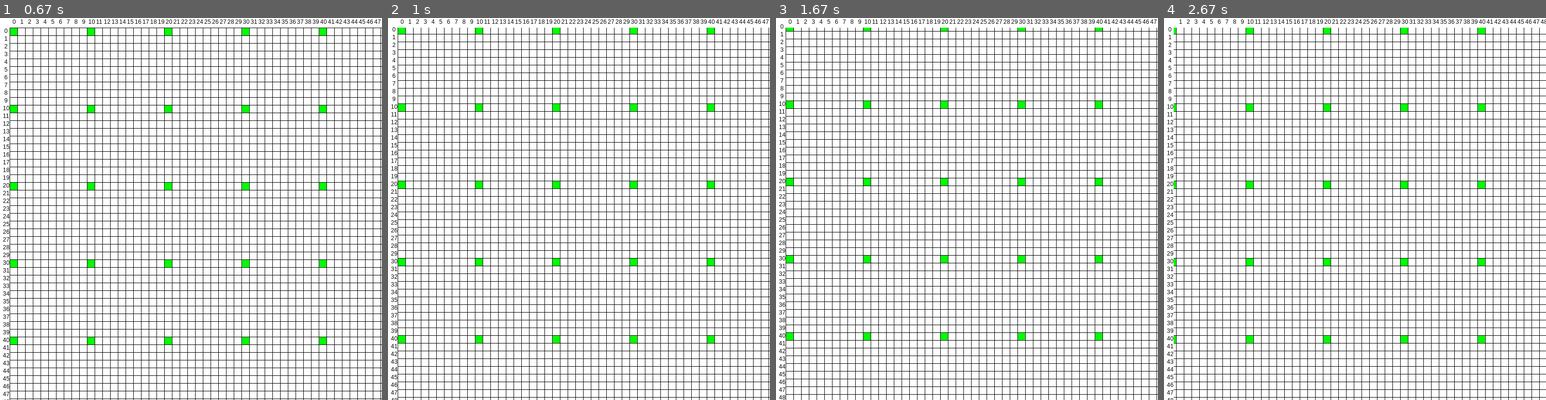
Above: before the commit, frames 1-4 (left to right).
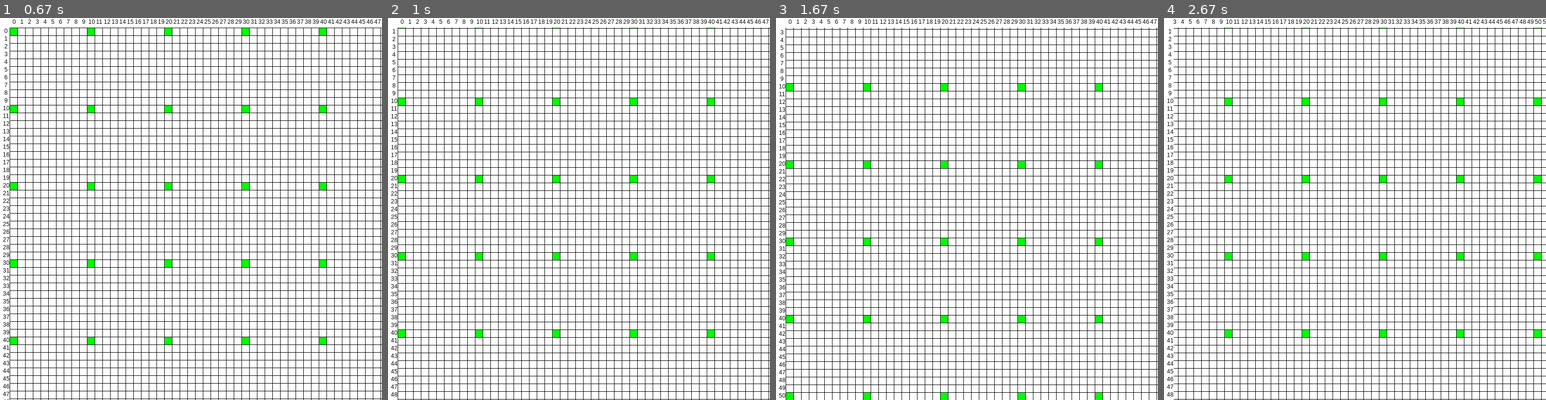
Above: after the commit, the same moments.

Repository: Archanciel/Learning_Pygame
Game: pygame game, started from draw_grid/main.py
The game is run twice, just before and just after one commit, with the same random seed, the same clock (stepped at 60 frames per second) and the same inputs.
Inputs (mouse positions are in pixels of both pictures, inside the frame that each line leads up to):
- Up to frame 1 (0.67 s): hold Right from 0.33 s (still down); move the mouse to (175, 224) at 0.37 s
- Up to frame 2 (1 s): release Right at 0.8 s; hold Up from 0.83 s (still down); move the mouse to (701, 197) at 0.87 s
- Up to frame 3 (1.67 s): release Up at 1.3 s; hold Right from 1.33 s (still down)
- Up to frame 4 (2.67 s): release Right at 1.8 s; hold Left 1.83-2.37 s; hold Down from 2.4 s (still down)

Frame 1 is identical in both runs. In frame 2, 13% of the frame differs, in the area x 0-100%, y 2-100%; in frame 3, 13%; in frame 4, 24%, in the area x 0-100%, y 0-100%.

Commit message:
altered move inc

Diff:
--- a/draw_grid/settings.py
+++ b/draw_grid/settings.py
@@ -17,4 +17,4 @@
                     #solved this small problem !
 DEFAULT_CELL_SIZE = 15 #15 Windows, 35 Android
 GRID_COORD_MARGIN_SIZE = 20 #20 Windows, 40 Android
-GRID_MOVE_INCREMENT = 1
+GRID_MOVE_INCREMENT = 5
